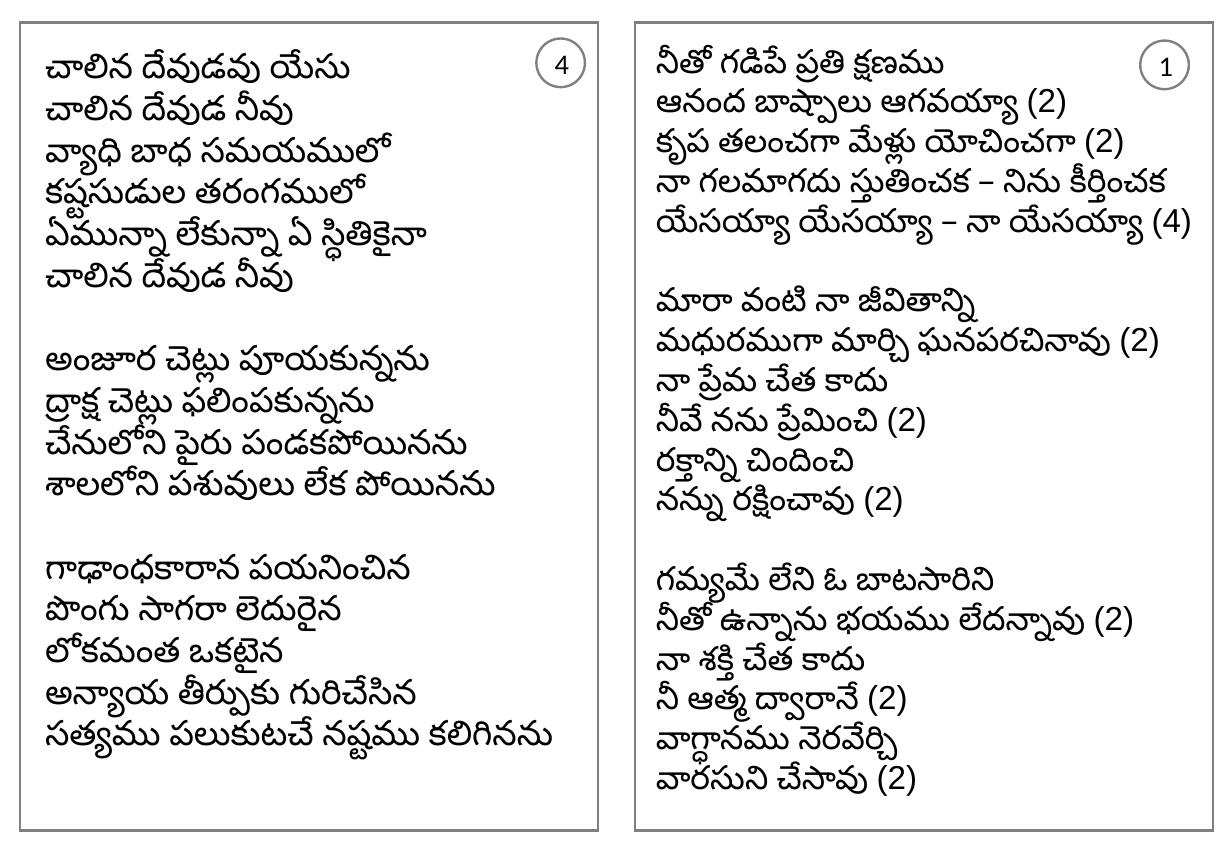
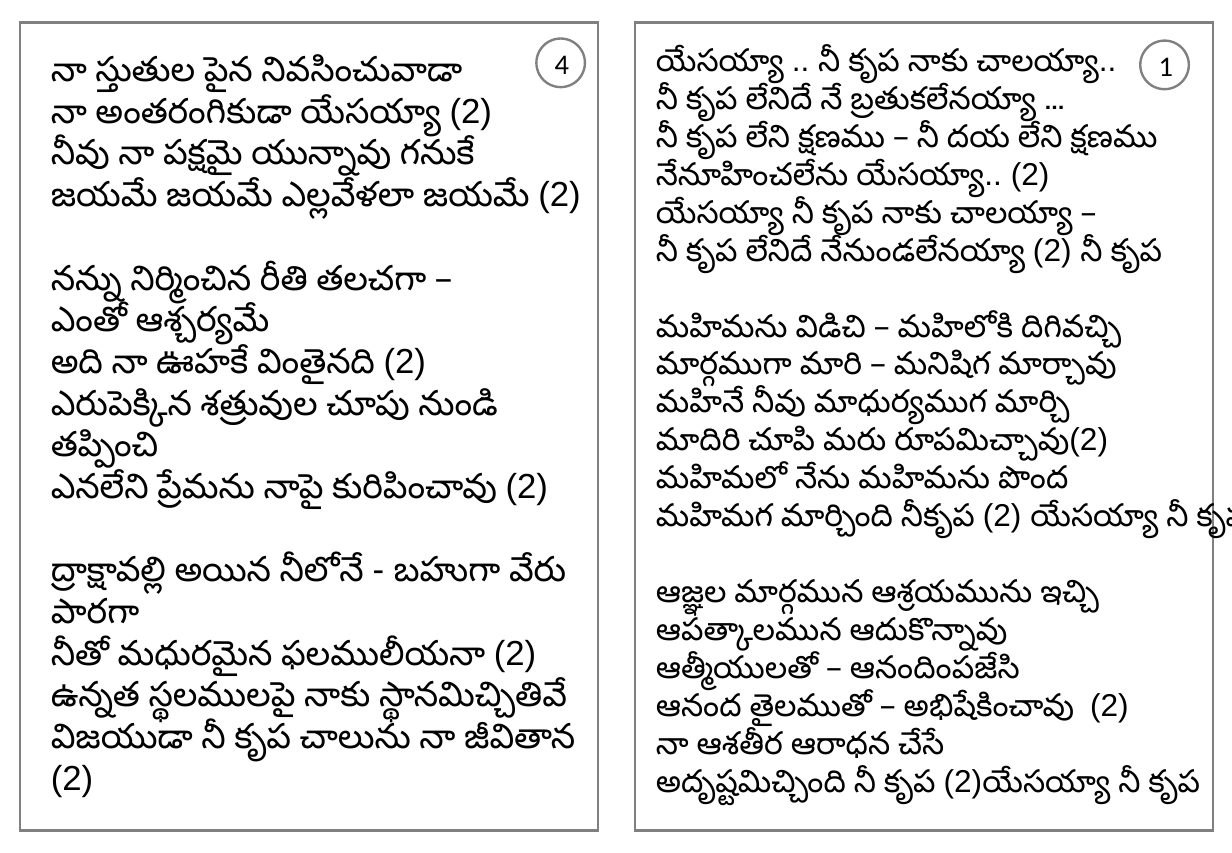
Before and after one commit to venu-webdev/songsDb, a slide deck: slide 1 of songsTemplate.pptx. Drawn at 1232x853 pixels with LibreOffice and Linux fonts; fonts in the diff are those of the drawing. Boxes give left, top, right and bottom in pixels: in the first picture for what was removed or moved away, otherwise in the second. Text is boxed around its words. In the diff, an @@ line names an element or a change of style, - is before the commit and + after.

```diff
--- a/songsTemplate.pptx
+++ b/songsTemplate.pptx
@@ text at <box>51,55,580,797</box>: text changed @@
-చాలిన దేవుడవు యేసు
-చాలిన దేవుడ నీవు
-వ్యాధి బాధ సమయములో
-కష్టసుడుల తరంగములో
-ఏమున్నా లేకున్నా ఏ స్ధితికైనా
-చాలిన దేవుడ నీవు
-అంజూర చెట్లు పూయకున్నను
-ద్రాక్ష చెట్లు ఫలింపకున్నను
-చేనులోని పైరు పండకపోయినను
-శాలలోని పశువులు లేక పోయినను
-గాఢాంధకారాన పయనించిన
-పొంగు సాగరా లెదురైన
-లోకమంత ఒకటైన
-అన్యాయ తీర్పుకు గురిచేసిన
-సత్యము పలుకుటచే నష్టము కలిగినను
+నా స్తుతుల పైన నివసించువాడా
+నా అంతరంగికుడా యేసయ్యా (2)
+నీవు నా పక్షమై యున్నావు గనుకే
+జయమే జయమే ఎల్లవేళలా జయమే (2)
+నన్ను నిర్మించిన రీతి తలచగా –
+ఎంతో ఆశ్చర్యమే
+అది నా ఊహకే వింతైనది (2)
+ఎరుపెక్కిన శత్రువుల చూపు నుండి తప్పించి
+ఎనలేని ప్రేమను నాపై కురిపించావు (2)
+ద్రాక్షావల్లి అయిన నీలోనే - బహుగా వేరు పారగా
+నీతో మధురమైన ఫలములీయనా (2)
+ఉన్నత స్థలములపై నాకు స్థానమిచ్చితివే
+విజయుడా నీ కృప చాలును నా జీవితాన (2)
@@ text at <box>656,48,1232,806</box>: text changed; size 21 to 20 pt @@
-నీతో గడిపే ప్రతి క్షణము
-ఆనంద బాష్పాలు ఆగవయ్యా (2)
-కృప తలంచగా మేళ్లు యోచించగా (2)
-నా గలమాగదు స్తుతించక – నిను కీర్తించక
-యేసయ్యా యేసయ్యా – నా యేసయ్యా (4)
-మారా వంటి నా జీవితాన్ని
-మధురముగా మార్చి ఘనపరచినావు (2)
-నా ప్రేమ చేత కాదు
-నీవే నను ప్రేమించి (2)
-రక్తాన్ని చిందించి
-నన్ను రక్షించావు (2)
-గమ్యమే లేని ఓ బాటసారిని
-నీతో ఉన్నాను భయము లేదన్నావు (2)
-నా శక్తి చేత కాదు
-నీ ఆత్మ ద్వారానే (2)
-వాగ్ధానము నెరవేర్చి
-వారసుని చేసావు (2)
+యేసయ్యా .. నీ కృప నాకు చాలయ్యా..
+నీ కృప లేనిదే నే బ్రతుకలేనయ్యా …
+నీ కృప లేని క్షణము – నీ దయ లేని క్షణము
+నేనూహించలేను యేసయ్యా.. (2)
+యేసయ్యా నీ కృప నాకు చాలయ్యా –
+నీ కృప లేనిదే నేనుండలేనయ్యా (2) నీ కృప
+మహిమను విడిచి – మహిలోకి దిగివచ్చి
+మార్గముగా మారి – మనిషిగ మార్చావు
+మహినే నీవు మాధుర్యముగ మార్చి
+మాదిరి చూపి మరు రూపమిచ్చావు(2)
+మహిమలో నేను మహిమను పొంద
+మహిమగ మార్చింది నీకృప (2) యేసయ్యా నీ కృప
+ఆజ్ఞల మార్గమున ఆశ్రయమును ఇచ్చి
+ఆపత్కాలమున ఆదుకొన్నావు
+ఆత్మీయులతో – ఆనందింపజేసి
+ఆనంద తైలముతో – అభిషేకించావు (2)
+నా ఆశతీర ఆరాధన చేసే
+అదృష్టమిచ్చింది నీ కృప (2)యేసయ్యా నీ కృప
```
Also in this commit, not shown: 1 other slide changed, 4 other files.
